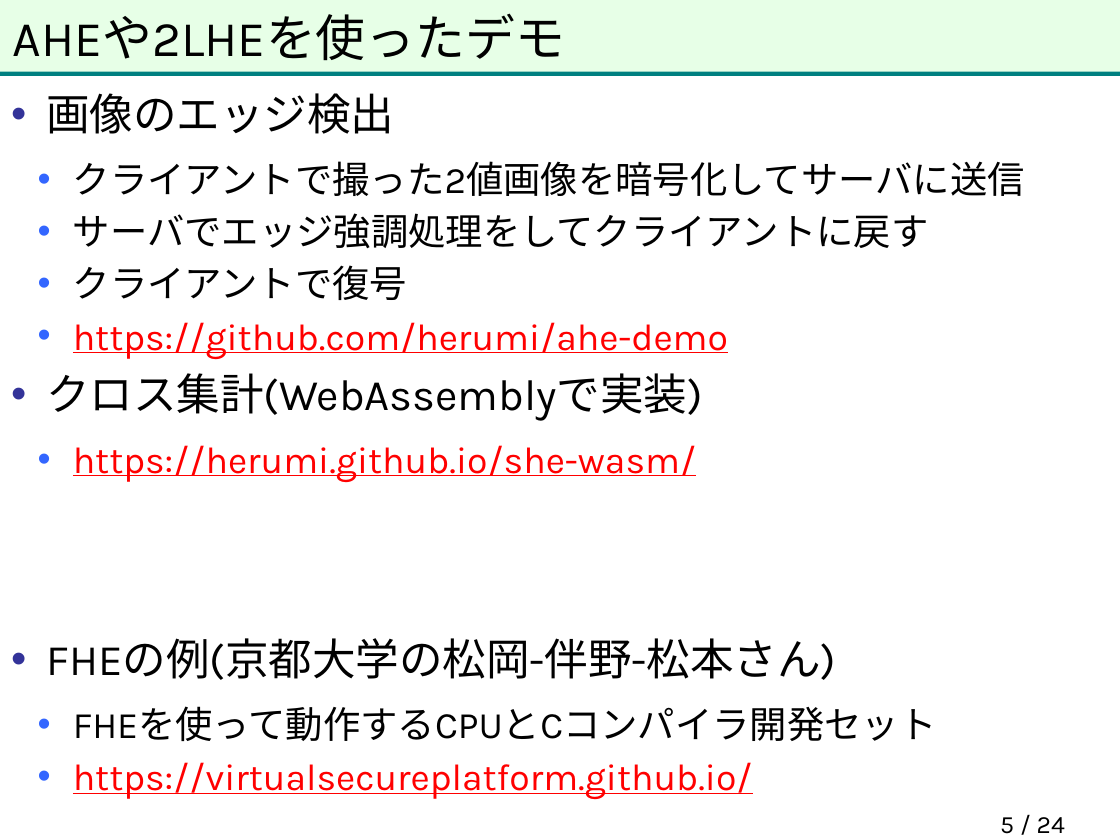
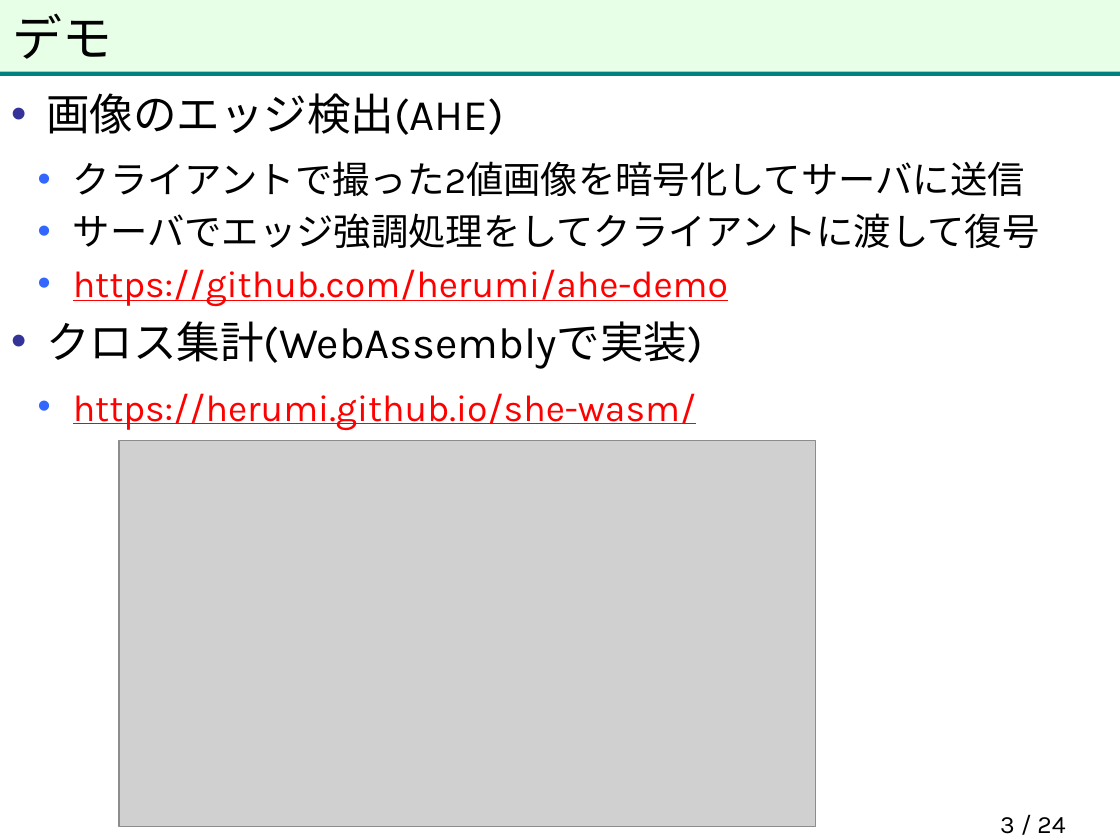
Before and after one commit to herumi/anninbon, a slide deck: slide 3 of lec/anninbon11.pptx (slide 5 before the commit). Drawn at 1120x840 pixels with LibreOffice and Linux fonts; fonts in the diff are those of the drawing; grey boxes stand for pictures; background and template pictures are left out. Boxes give left, top, right and bottom in pixels: in the first picture for what was removed or moved away, otherwise in the second. Text is boxed around its words. In the diff, an @@ line names an element or a change of style, - is before the commit and + after.

```diff
--- a/lec/anninbon11.pptx
+++ b/lec/anninbon11.pptx
@@ title at bbox=[13, 13, 113, 59]: text changed @@
-AHEや2LHEを使ったデモ
+デモ
@@ text at bbox=[46, 93, 503, 135]: text changed @@
-• 画像のエッジ検出
+• 画像のエッジ検出(AHE)
@@ text at bbox=[73, 213, 1040, 248]: text changed @@
-  • サーバでエッジ強調処理をしてクライアントに戻す
-  • クライアントで復号
+  • サーバでエッジ強調処理をしてクライアントに渡して復号
@@ picture added at bbox=[119, 441, 815, 827] @@
@@ text at bbox=[46, 638, 937, 799]: paragraphs removed @@
-• FHEの例(京都大学の松岡-伴野-松本さん)
-  • FHEを使って動作するCPUとCコンパイラ開発セット
-  • https://virtualsecureplatform.github.io/
@@ page number at bbox=[1000, 817, 1065, 834]: text changed @@
-5 / 24
+3 / 24
```
Also in this commit, not shown: 1 slide added, 1 slide removed.
